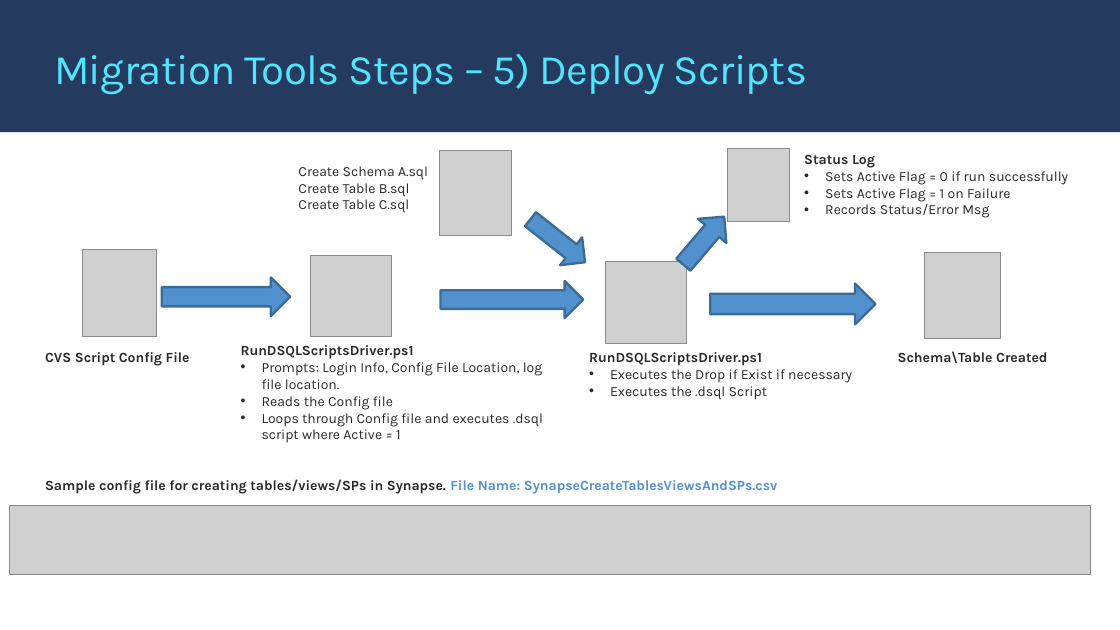
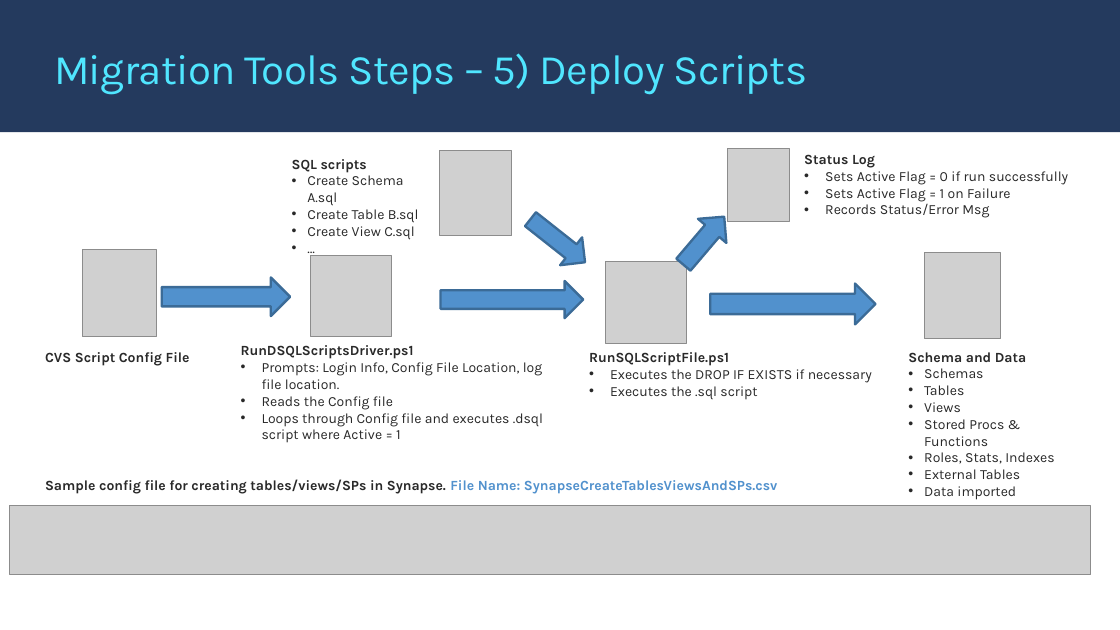
Before and after one commit to microsoft/AzureSynapseScriptsAndAccelerators, a slide deck: slide 66 of Migration/APS/APS2Synapse_Migration.pptx (slide 65 before the commit). Drawn at 1120x630 pixels with LibreOffice and Linux fonts; fonts in the diff are those of the drawing; grey boxes stand for pictures; background and template pictures are left out. Boxes give left, top, right and bottom in pixels: in the first picture for what was removed or moved away, otherwise in the second. Text is boxed around its words. In the diff, an @@ line names an element or a change of style, - is before the commit and + after.

```diff
--- a/Migration/APS/APS2Synapse_Migration.pptx
+++ b/Migration/APS/APS2Synapse_Migration.pptx
@@ text "SQL scripts" moved from (x1=298, y1=166, x2=428, y2=213) to (x1=292, y1=159, x2=419, y2=240) @@
@@ text at (x1=292, y1=159, x2=367, y2=173): paragraph added @@
+SQL scripts
@@ text at (x1=307, y1=172, x2=419, y2=223): bullet none to • @@
@@ text at (x1=307, y1=226, x2=414, y2=240): text changed @@
-Create Table C.sql
+• Create View C.sql
+• …
@@ text at (x1=589, y1=352, x2=872, y2=399): text changed @@
-RunDSQLScriptsDriver.ps1
-• Executes the Drop if Exist if necessary
-• Executes the .dsql Script
+RunSQLScriptFile.ps1
+• Executes the DROP IF EXISTS if necessary
+• Executes the .sql script
@@ text at (x1=908, y1=352, x2=1054, y2=500): text changed; bold off @@
-Schema\Table Created
+Schema and Data
+• Schemas
+• Tables
+• Views
+• Stored Procs & Functions
+• Roles, Stats, Indexes
+• External Tables
+• Data imported
```
Also in this commit, not shown: 3 other slides changed, 1 slide added, 8 other files.
